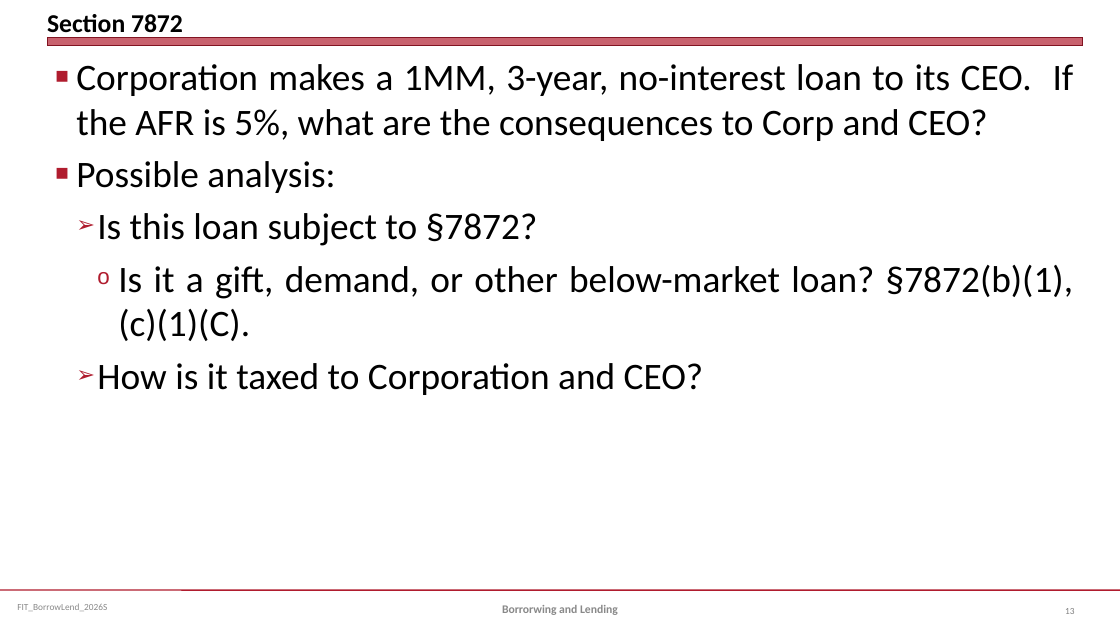
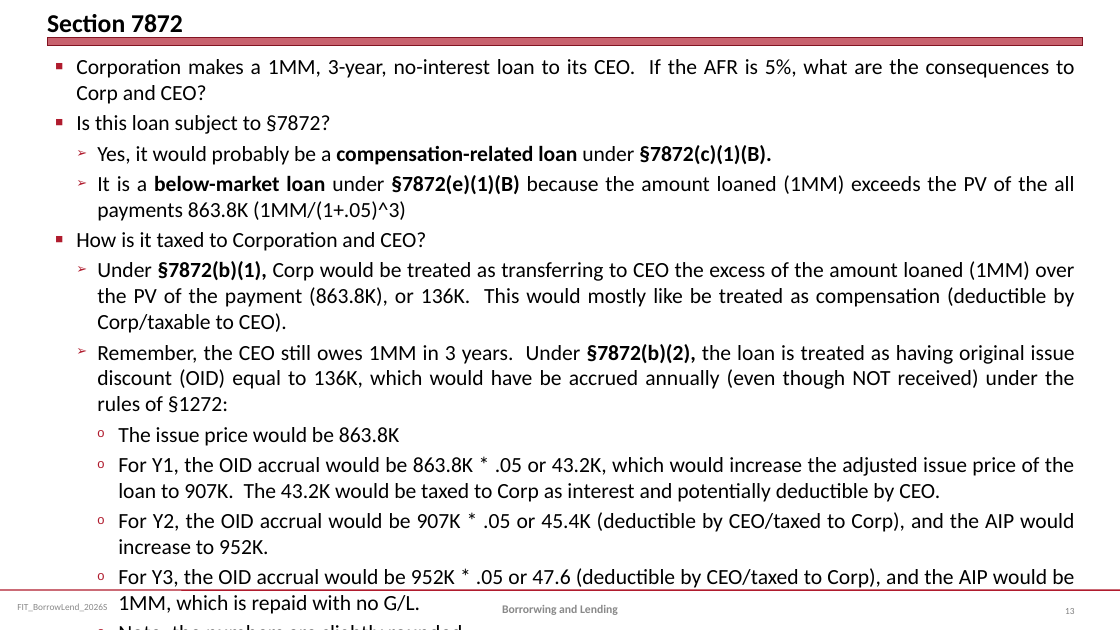
Before and after one commit to jmc877/Fed-Income-Tax, a slide deck: slide 13 of slides/FIT_BorrowLend_2026S.pptx. Drawn at 1120x630 pixels with LibreOffice and Linux fonts; fonts in the diff are those of the drawing. Boxes give left, top, right and bottom in pixels: in the first picture for what was removed or moved away, otherwise in the second. Text is boxed around its words. In the diff, an @@ line names an element or a change of style, - is before the commit and + after.

```diff
--- a/slides/FIT_BorrowLend_2026S.pptx
+++ b/slides/FIT_BorrowLend_2026S.pptx
@@ text at (x1=76, y1=59, x2=1074, y2=251): size 32 to 18.5 pt in "Corporation makes a 1MM, 3-year, no-interest loan ...", "Is this loan subject to §7872?", "How is it taxed to Corporation and ..."; less space between paragraphs; bullet ➢ to ■; list level 2 to 1 in "Is this loan subject to ..."; list level 2 to 1 in "How is it taxed to ..." @@
@@ text at (x1=97, y1=145, x2=1074, y2=221): text changed; size 32 to 18.5 pt @@
-    o Is it a gift, demand, or other below-market loan? §7872(b)(1), (c)(1)(C).
+  ➢ Yes, it would probably be a compensation-related loan under §7872(c)(1)(B).
+  ➢ It is a below-market loan under §7872(e)(1)(B) because the amount loaned (1MM) exceeds the PV of the all payments 863.8K (1MM/(1+.05)^3)
@@ text at (x1=76, y1=161, x2=335, y2=193): paragraph removed @@
-■ Possible analysis:
@@ text at (x1=97, y1=261, x2=1075, y2=590): paragraphs added @@
+  ➢ Under §7872(b)(1), Corp would be treated as transferring to CEO the excess of the amount loaned (1MM) over the PV of the payment (863.8K), or 136K. This would mostly like be treated as compensation (deductible by Corp/taxable to CEO).
+  ➢ Remember, the CEO still owes 1MM in 3 years. Under §7872(b)(2), the loan is treated as having original issue discount (OID) equal to 136K, which would have be accrued annually (even though NOT received) under the rules of §1272:
+    o The issue price would be 863.8K
+    o For Y1, the OID accrual would be 863.8K * .05 or 43.2K, which would increase the adjusted issue price of the loan to 907K. The 43.2K would be taxed to Corp as interest and potentially deductible by CEO.
+    o For Y2, the OID accrual would be 907K * .05 or 45.4K (deductible by CEO/taxed to Corp), and the AIP would increase to 952K.
+    o For Y3, the OID accrual would be 952K * .05 or 47.6 (deductible by CEO/taxed to Corp), and the AIP would be 1MM, which is repaid with no G/L.
+    o Note: the numbers are slightly rounded.
```
